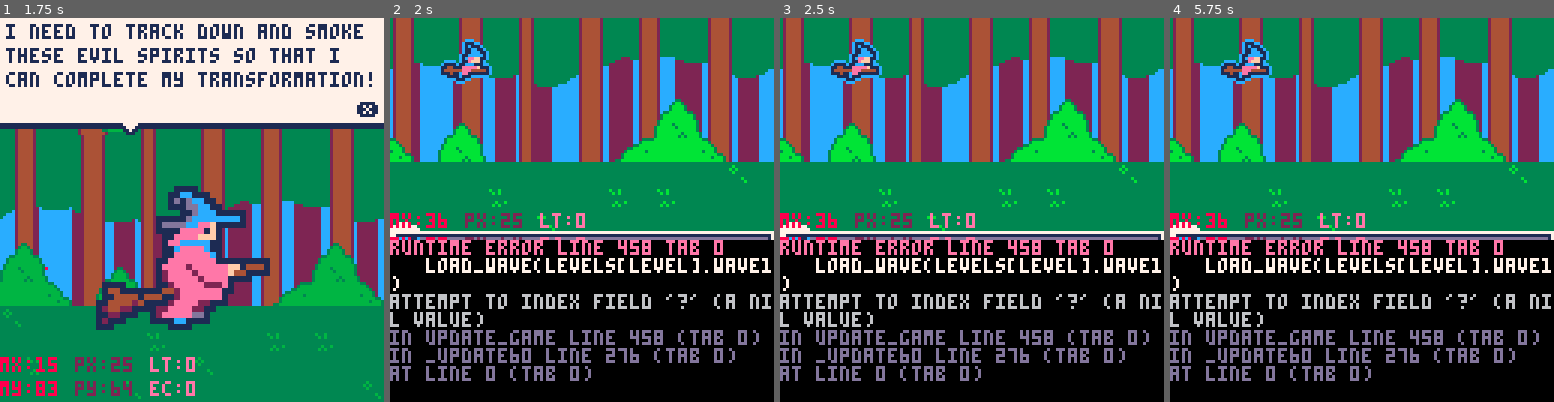
Above: before the commit, frames 1-4 (left to right).
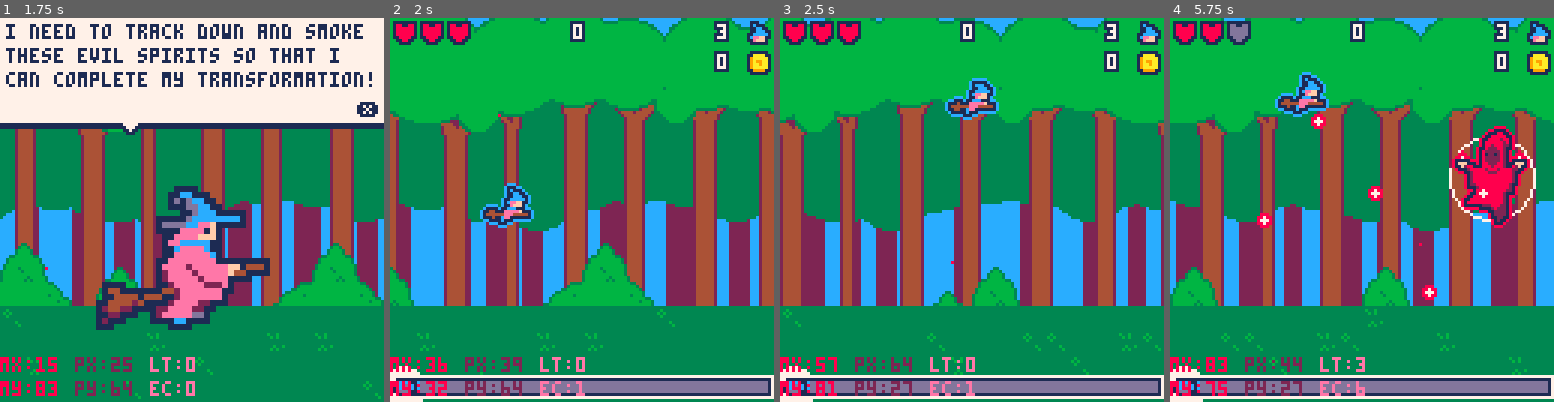
Above: after the commit, the same moments.

Repository: roseblack02/pico8-witch_blaster
Game: PICO-8 cartridge witch_blaster.p8
The game is run twice, just before and just after one commit, with the same random seed, the same clock (stepped at 60 frames per second) and the same inputs.
Inputs (mouse positions are in pixels of both pictures, inside the frame that each line leads up to):
- Up to frame 1 (1.75 s): tap X (X key) at 0.33, 1.07 s; click (280, 121) at 0.67 s; tap O (Z key) at 0.7, 1.7 s; click (46, 267) at 1.22 s; hold Right from 1.6 s (still down)
- Up to frame 2 (2 s): keep holding Right; click (497, 114) at 1.77 s; tap X (X key) at 1.85 s
- Up to frame 3 (2.5 s): release Right at 2.1 s; tap O (Z key) at 2.1 s; hold Up 2.15-2.42 s; click (952, 259) at 2.32 s; hold Right from 2.47 s (still down)
- Up to frame 4 (5.75 s): tap O (Z key) every 0.4 s from 2.5 to 5.7 s; click (1404, 106) at 2.87 s; tap X (X key) at 2.97, 4.08, 5.2 s; release Right at 3.03 s; hold Left 3.08-3.58 s; click (1465, 256) at 3.42 s; hold Down 3.63-3.97 s; click (1231, 102) at 3.97 s; hold Right 4.02-4.68 s; click (1292, 248) at 4.52 s; hold Up 4.73-5.03 s; click (1354, 94) at 5.07 s; hold Left 5.08-5.68 s; click (1419, 244) at 5.62 s; hold Down from 5.73 s (still down)

Frame 1 is identical in both runs. In frame 2, 91% of the frame differs, in the area x 0-100%, y 0-100%; in frame 3, 89%; in frame 4, 91%.
Error before the commit: runtime error line 458 tab 0; load_wave(levels[level].wave1); attempt to index field '?' (a nil value)

Commit message:
working on wizard boss

Diff:
--- a/levels.lua
+++ b/levels.lua
@@ -1,5 +1,5 @@
 --multidimensional array of coords for levels
---level > wave > enemy type (flies,gulls,owls,worms,snails,chickens) > coords
+--level > wave > enemy type (flies,gulls,owls,worms,snails,chickens,wizards,eggs) > coords
 level1={wave1={flies={{200,24},{200,44},{200,64},{200,84},
 						{300,34},{300,54},{300,74},{300,94},
 						{400,24},{400,44},{400,64},{400,84},},
@@ -40,3 +40,11 @@
 		wave3={
 			}
 		}--]]
+
+		level3={wave1={wizards={{200,94}}
+			},
+		wave2={
+			},
+		wave3={
+			}
+		}
--- a/witch_blaster.p8
+++ b/witch_blaster.p8
@@ -729,10 +729,14 @@
 				end
 			end
 		end,
-		shoot_player=function(self)
+		shoot_player=function(self,offset,speed)
+			--set offset to 0 and speed to 1 if not specified
+			offset=0 or offset
+			speed=1 or speed
+
 			--shoot at player
-			self.shoot_timer+=1
-			if (self.shoot_timer>180) self.shoot_timer=0
+			self.shoot_timer+=speed
+			if (self.shoot_timer>180+offset) self.shoot_timer=0
 
 			if (self.x<(player.x+200) and self.shoot_timer==179) make_enemy_bullet(self.x,self.y)
 		end,
@@ -882,12 +886,50 @@
 				self.sprite=11
 			end
 
-			self:shoot_player(self)
+			self:shoot_player(self,0,2)
 
 			self:despawn(self)
 		end,
 		draw=function(self)
 			outlined_sprites(self.sprite,8,self.x-2,self.y-2,1,1)
+		end
+	})
+end
+
+function make_wizard(x,y)
+	return make_enemy_obj("wizard",x,y,{
+		width=28,
+		hp=100,
+		sprite=77,
+		points=2000,
+		angle=0,
+		velocity_y=0.75,
+		update=function(self)
+			--move forward then stop when in on the right side of the screen
+			if(self.x>104) self.x-=0.4
+
+			--bob up and down
+			if self.y<(flr(rnd(15))+20) then
+				self.velocity_y=0.75
+			elseif self.y>(flr(rnd(15))+90) then
+				self.velocity_y= -0.75
+			end
+
+			self.y+=self.velocity_y
+
+			self:check_collision(self)
+
+			--shoot multiple times with random time offsets
+			self:shoot_player(self,0,10)
+			self:shoot_player(self,flr(rnd(10))+5,10)
+			self:shoot_player(self,flr(rnd(25))+5,10)
+			self:shoot_player(self,flr(rnd(35))+5,10)
+
+			self:despawn(self)
+		end,
+		draw=function(self)
+			circ(self.x,self.y,self.width/2,7)
+			outlined_sprites(self.sprite,8,self.x-12,self.y-16,3,4)
 		end
 	})
 end
@@ -1169,6 +1211,18 @@
 	if wave.chickens then
 		for chicken in all(wave.chickens) do
 			make_chicken(chicken[1],chicken[2])
+		end
+	end
+
+	if wave.wizards then
+		for wizard in all(wave.wizards) do
+			make_wizard(wizard[1],wizard[2])
+		end
+	end
+
+	if wave.eggs then
+		for egg in all(wave.eggs) do
+			--make_egg(egg[1],egg[2])
 		end
 	end
 end
